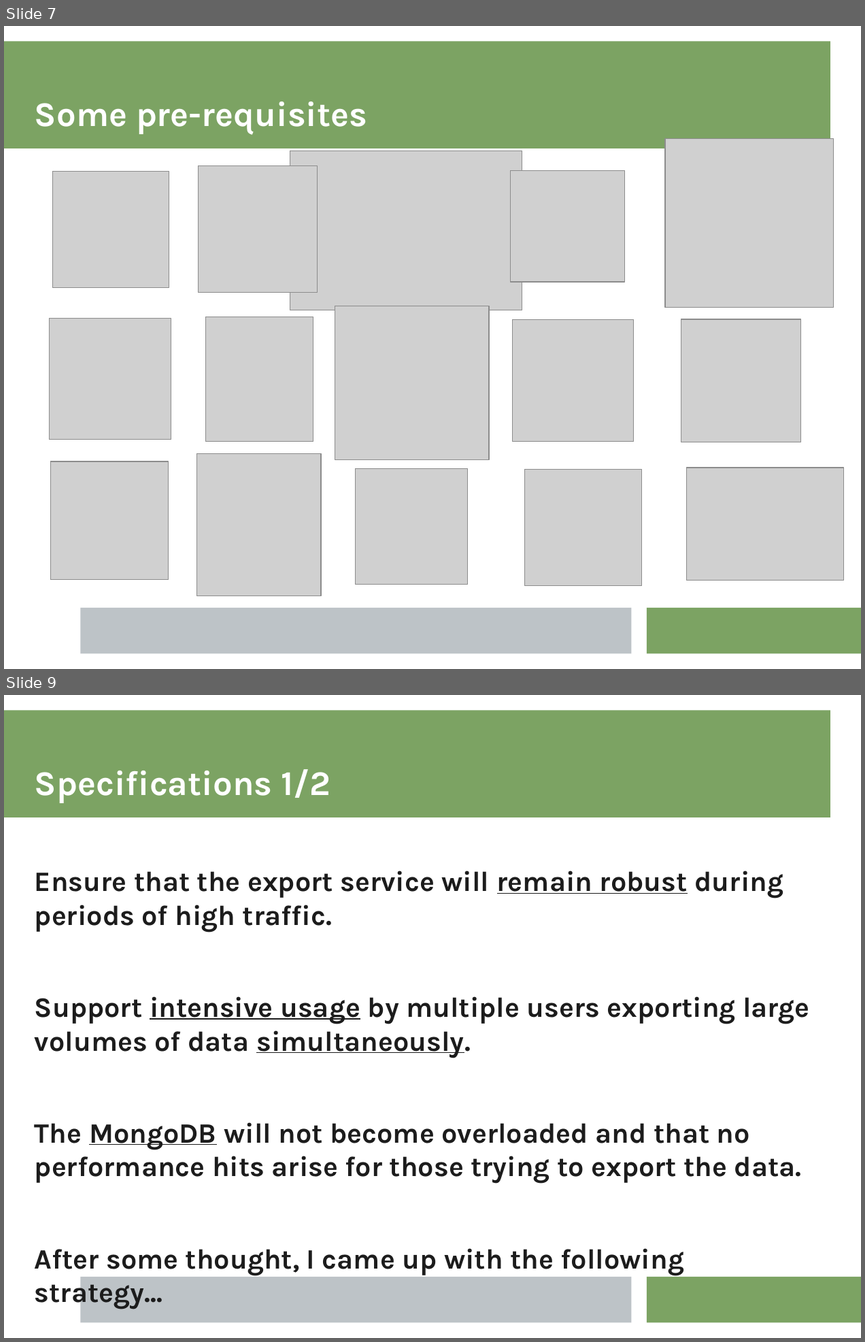
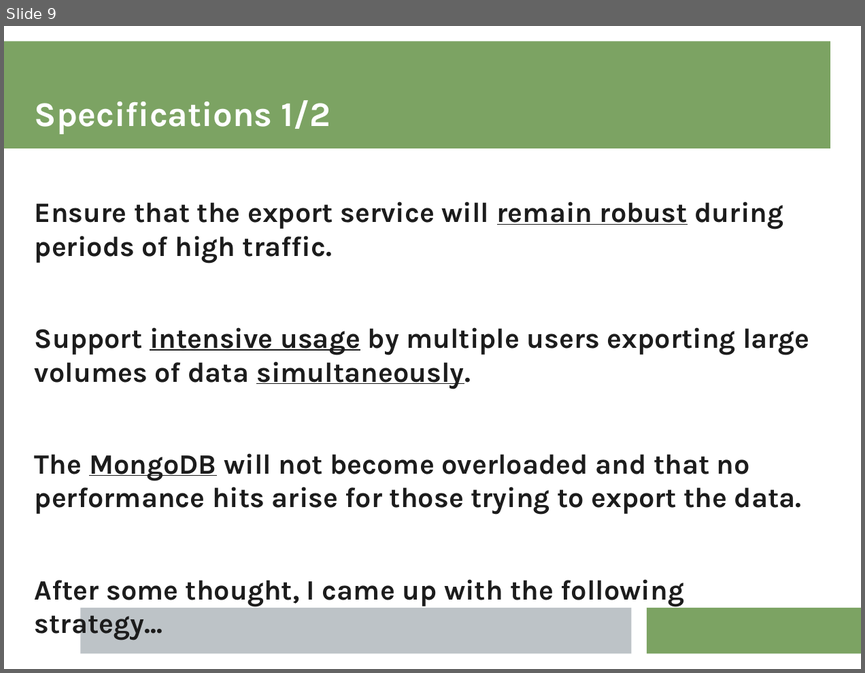
Before and after one commit to kgish/viriciti-assignment-export, a slide deck: presentation/presentation.pptx. Shown one above the other, each under a label of ours: slides 7 and 9 before the commit, slide 9 after it; the slides between them are not shown. The pictures are 865x1342 and 865x673 pixels, drawn with LibreOffice and Linux fonts; fonts in the diff are those of the drawing; grey boxes stand for pictures. Boxes give left, top, right and bottom in pixels: in the first picture for what was removed or moved away, otherwise in the second. Text is boxed around its words. In the diff, an @@ line names an element or a change of style, - is before the commit and + after.

```diff
--- a/presentation/presentation.pptx
+++ b/presentation/presentation.pptx
@@ slide 7 removed at [4, 26, 861, 669], background #FFFFFF; not listed: 3 template elements that a slide beside it also shows @@
@@ text removed at [35, 101, 367, 134] @@
-Some pre-requisites
@@ picture removed at [665, 139, 834, 308] @@
@@ picture removed at [198, 166, 317, 292] @@
@@ picture removed at [290, 150, 521, 310] @@
@@ picture removed at [53, 172, 169, 287] @@
@@ picture removed at [510, 171, 624, 282] @@
@@ picture removed at [335, 306, 489, 460] @@
@@ picture removed at [49, 318, 171, 439] @@
@@ picture removed at [205, 317, 313, 441] @@
@@ picture removed at [513, 320, 634, 441] @@
@@ picture removed at [681, 319, 801, 442] @@
@@ picture removed at [197, 454, 321, 596] @@
@@ picture removed at [51, 461, 169, 580] @@
@@ picture removed at [356, 469, 467, 584] @@
@@ picture removed at [525, 469, 642, 586] @@
@@ picture removed at [687, 467, 844, 580] @@
```
Also in this commit, not shown: 5 slides changed, 1 slide added, 22 other files.
